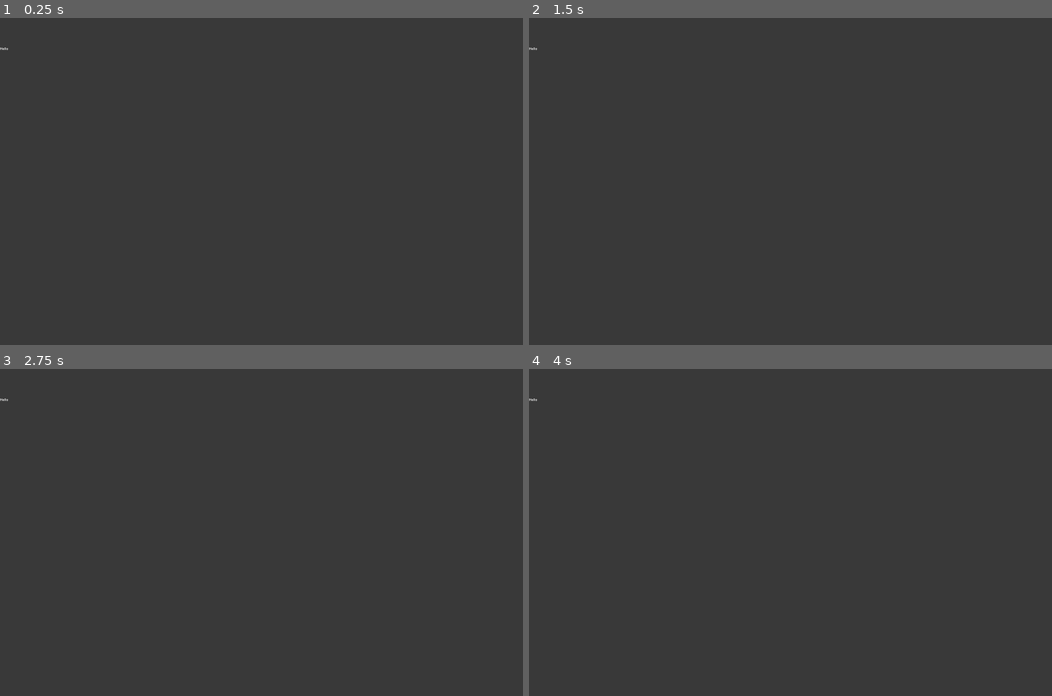
Above: before the commit, frames 1-4 (two rows, left to right).
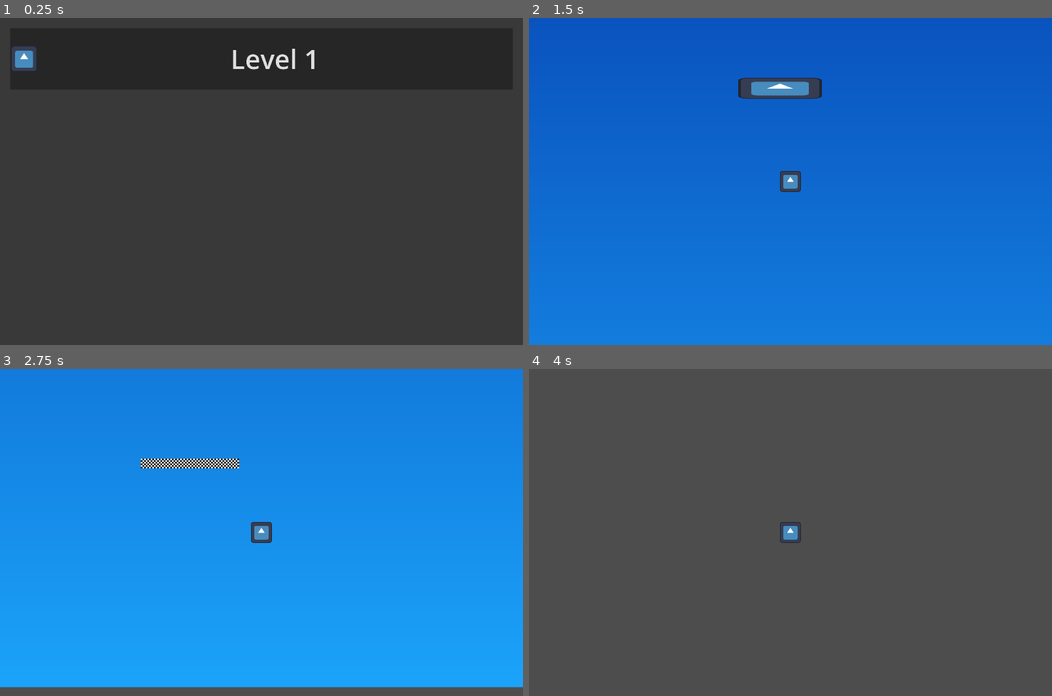
Above: after the commit, the same moments.

Repository: Ebi-boop/banagenai-
Game: Godot game, scene res://scenes/level_selection.tscn
Same seed, same stepped clock (60 frames per second), same inputs: the game is played once before the commit and once after it. The engine's default icon, where the game draws it, is replaced by a stand-in: a white triangle on a blue panel in a dark square.
Inputs (mouse positions are in pixels of both pictures, inside the frame that each line leads up to):
- Up to frame 1 (0.25 s): no input
- Up to frame 2 (1.5 s): click (790, 57) at 0.5 s, where only the run after the commit has a clickable "Level 1"; tap Enter (ui_accept) at 1.25 s; hold Right (ui_right) from 1.28 s (still down)
- Up to frame 3 (2.75 s): keep holding Right (ui_right); tap Enter (ui_accept) at 1.52, 2.27 s
- Up to frame 4 (4 s): release Right (ui_right) at 2.78 s; hold Left (ui_left) 2.78-3.53 s; hold Right (ui_right) from 3.53 s (still down); tap Enter (ui_accept) at 3.77 s

The runs differ from the first frame. In frame 1, 0.7% of the frame differs, in the area x 0-61%, y 8-17%; in frame 2, 100%, in the area x 0-100%, y 0-100%; in frame 3, 97%; in frame 4, 0.2%.

Commit message:
Menu -> Level
- Made it so you can actually access the level from the level selection menu :D

Diff:
--- a/project.godot
+++ b/project.godot
@@ -19,6 +19,10 @@
 config/features=PackedStringArray("4.7", "Forward Plus")
 config/icon="res://sprites/icon.svg"
 
+[autoload]
+
+GameState="*uid://2mgxtdlafim2"
+
 [display]
 
 window/size/viewport_width=3840
--- a/scenes/level1.tscn
+++ b/scenes/level1.tscn
@@ -10,10 +10,10 @@
 [sub_resource type="ShaderMaterial" id="ShaderMaterial_d3jkd"]
 shader = ExtResource("5_conm7")
 
-[node name="level1" type="Node2D"]
+[node name="level1" type="Node2D" unique_id=1616459041]
 script = ExtResource("1_ejswk")
 
-[node name="TextureRect" type="TextureRect" parent="."]
+[node name="TextureRect" type="TextureRect" parent="." unique_id=1035718481]
 material = SubResource("ShaderMaterial_d3jkd")
 offset_left = -4038.0
 offset_top = -1255.0
@@ -21,15 +21,15 @@
 offset_bottom = 3229.0
 texture = ExtResource("2_ejswk")
 
-[node name="StormClouds" parent="." instance=ExtResource("1_ru4tf")]
+[node name="StormClouds" parent="." unique_id=972491460 instance=ExtResource("1_ru4tf")]
 position = Vector2(-2, -165)
 
-[node name="Ending" parent="." instance=ExtResource("2_6sh32")]
+[node name="Ending" parent="." unique_id=350802875 instance=ExtResource("2_6sh32")]
 position = Vector2(-301, 1831.0001)
 scale = Vector2(10, 10)
 
-[node name="CharacterBody2D" parent="." instance=ExtResource("3_ejswk")]
+[node name="CharacterBody2D" parent="." unique_id=1146180729 instance=ExtResource("3_ejswk")]
 position = Vector2(2, 1)
 
-[node name="Camera2D" type="Camera2D" parent="CharacterBody2D"]
+[node name="Camera2D" type="Camera2D" parent="CharacterBody2D" unique_id=898602953]
 zoom = Vector2(0.8, 0.8)
--- a/scenes/level_selection.tscn
+++ b/scenes/level_selection.tscn
@@ -1,14 +1,17 @@
-[gd_scene load_steps=4 format=3 uid="uid://dmqk4cgej2usf"]
+[gd_scene format=3 uid="uid://dmqk4cgej2usf"]
 
 [ext_resource type="Shader" uid="uid://d2o85b8d4cn23" path="res://shaders/grey_bg.gdshader" id="1_gswpo"]
+[ext_resource type="Script" uid="uid://bcq8sslcv2m47" path="res://scripts/level_selection.gd" id="1_tuscg"]
 [ext_resource type="Texture2D" uid="uid://dr81jpj5bjko4" path="res://sprites/fonts/blank.png" id="2_3rh63"]
+[ext_resource type="Texture2D" uid="uid://ddfx0eupo1boq" path="res://sprites/icon.svg" id="3_3rh63"]
 
 [sub_resource type="ShaderMaterial" id="ShaderMaterial_tuscg"]
 shader = ExtResource("1_gswpo")
 
-[node name="Node2D" type="CanvasLayer"]
+[node name="LevelSelection" type="CanvasLayer" unique_id=1296303128]
+script = ExtResource("1_tuscg")
 
-[node name="TextureRect" type="TextureRect" parent="."]
+[node name="TextureRect" type="TextureRect" parent="." unique_id=1584155566]
 material = SubResource("ShaderMaterial_tuscg")
 anchors_preset = 15
 anchor_right = 1.0
@@ -18,17 +21,26 @@
 size_flags_vertical = 0
 texture = ExtResource("2_3rh63")
 
-[node name="VBoxContainer" type="VBoxContainer" parent="."]
+[node name="VBoxContainer" type="VBoxContainer" parent="." unique_id=401940846]
 anchors_preset = 15
 anchor_right = 1.0
 anchor_bottom = 1.0
+offset_left = 50.0
+offset_top = 50.0
+offset_right = -50.0
+offset_bottom = -50.0
 grow_horizontal = 2
 grow_vertical = 2
 
-[node name="MarginContainer" type="MarginContainer" parent="VBoxContainer"]
+[node name="MarginContainer" type="MarginContainer" parent="VBoxContainer" unique_id=985558096]
 custom_minimum_size = Vector2(0, 300)
 layout_mode = 2
 
-[node name="Label" type="Label" parent="VBoxContainer/MarginContainer"]
+[node name="Button" type="Button" parent="VBoxContainer/MarginContainer" unique_id=2072534237]
+texture_filter = 1
 layout_mode = 2
-text = "Hello"
+theme_override_font_sizes/font_size = 130
+text = "Level 1"
+icon = ExtResource("3_3rh63")
+
+[connection signal="pressed" from="VBoxContainer/MarginContainer/Button" to="." method="_on_button_pressed"]
--- /dev/null
+++ b/scripts/GameState.gd
@@ -0,0 +1 @@
+extends Node
--- /dev/null
+++ b/scripts/level_selection.gd
@@ -0,0 +1,15 @@
+extends CanvasLayer
+
+
+# Called when the node enters the scene tree for the first time.
+func _ready() -> void:
+	pass # Replace with function body.
+
+
+# Called every frame. 'delta' is the elapsed time since the previous frame.
+func _process(_delta: float) -> void:
+	pass
+
+
+func _on_button_pressed() -> void:
+	get_tree().change_scene_to_file("res://scenes/level1.tscn")
Not shown: 1 places in scenes/level1.tscn that only renumber resources
Not shown, added: scripts/GameState.gd.uid
Not shown, added: scripts/level_selection.gd.uid
